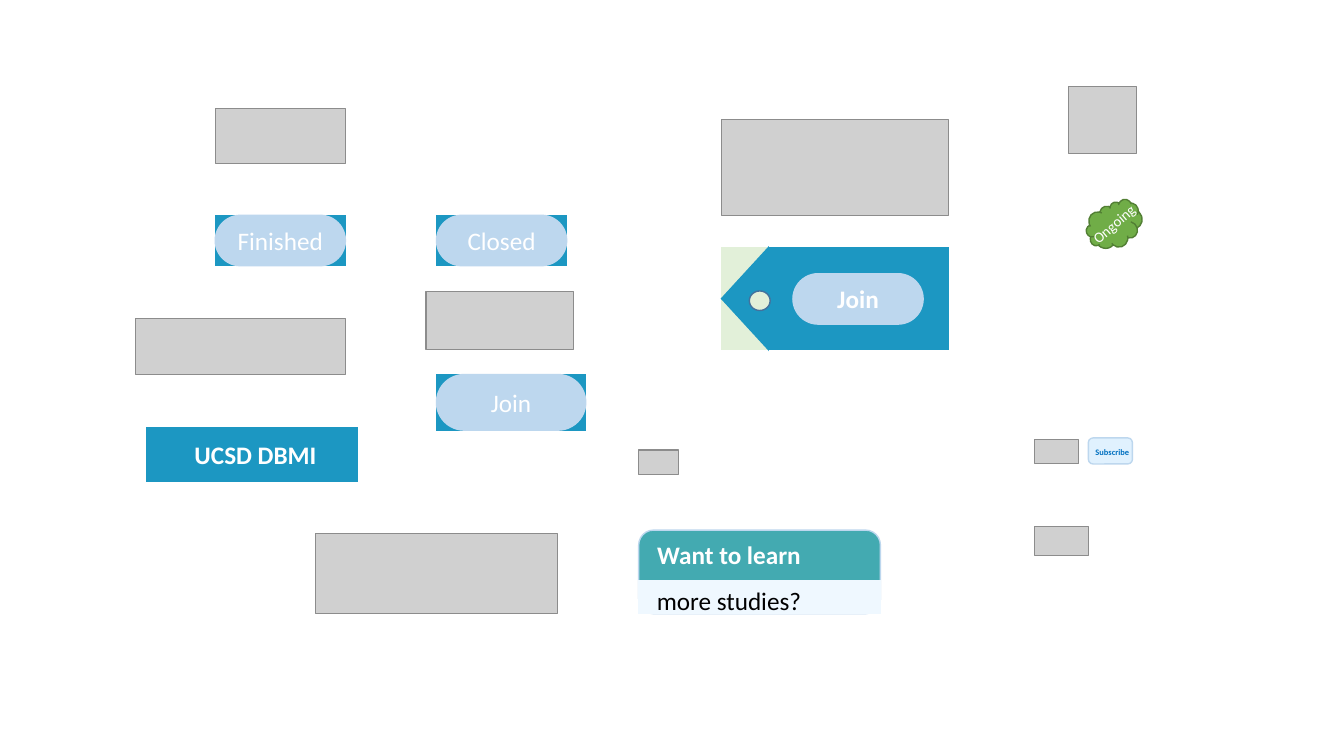
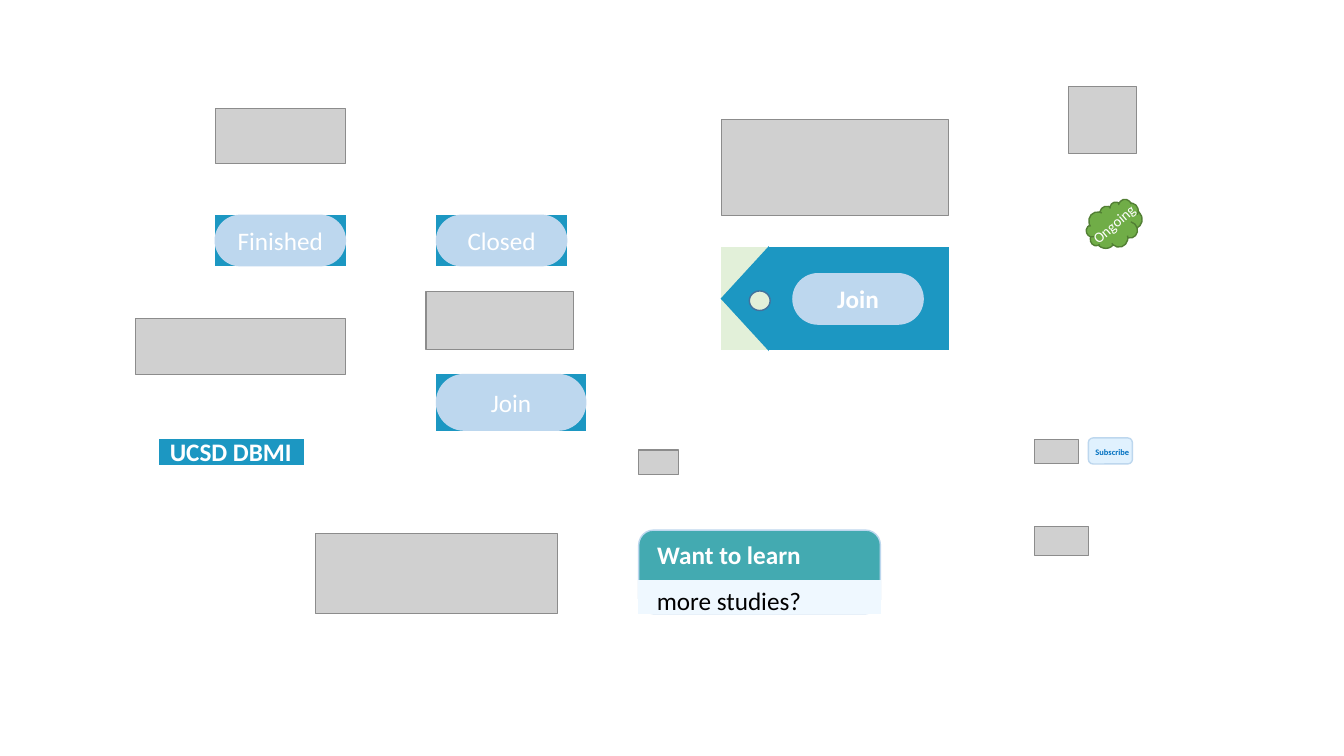
Before and after one commit to x1jiang/grouprct, a slide deck: slide 1 of logoSupport.pptx. Drawn at 1344x756 pixels with LibreOffice and Linux fonts; fonts in the diff are those of the drawing; grey boxes stand for pictures. Boxes give left, top, right and bottom in pixels: in the first picture for what was removed or moved away, otherwise in the second. Text is boxed around its words. In the diff, an @@ line names an element or a change of style, - is before the commit and + after.

```diff
--- a/logoSupport.pptx
+++ b/logoSupport.pptx
@@ text "UCSD DBMI" rewrapped from box(194, 447, 317, 464) to box(170, 444, 292, 468) @@
@@ rectangle: place and size @@
-rectangle at box(147, 427, 358, 481)
+rectangle at box(160, 440, 304, 464)
```
Also in this commit, not shown: 3 other files.
